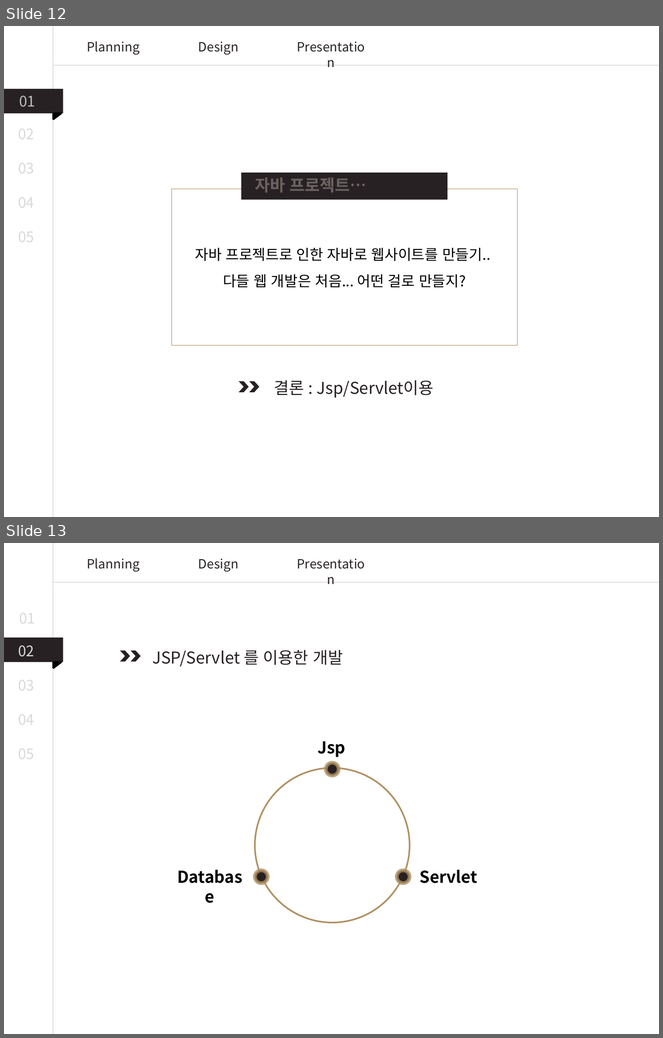
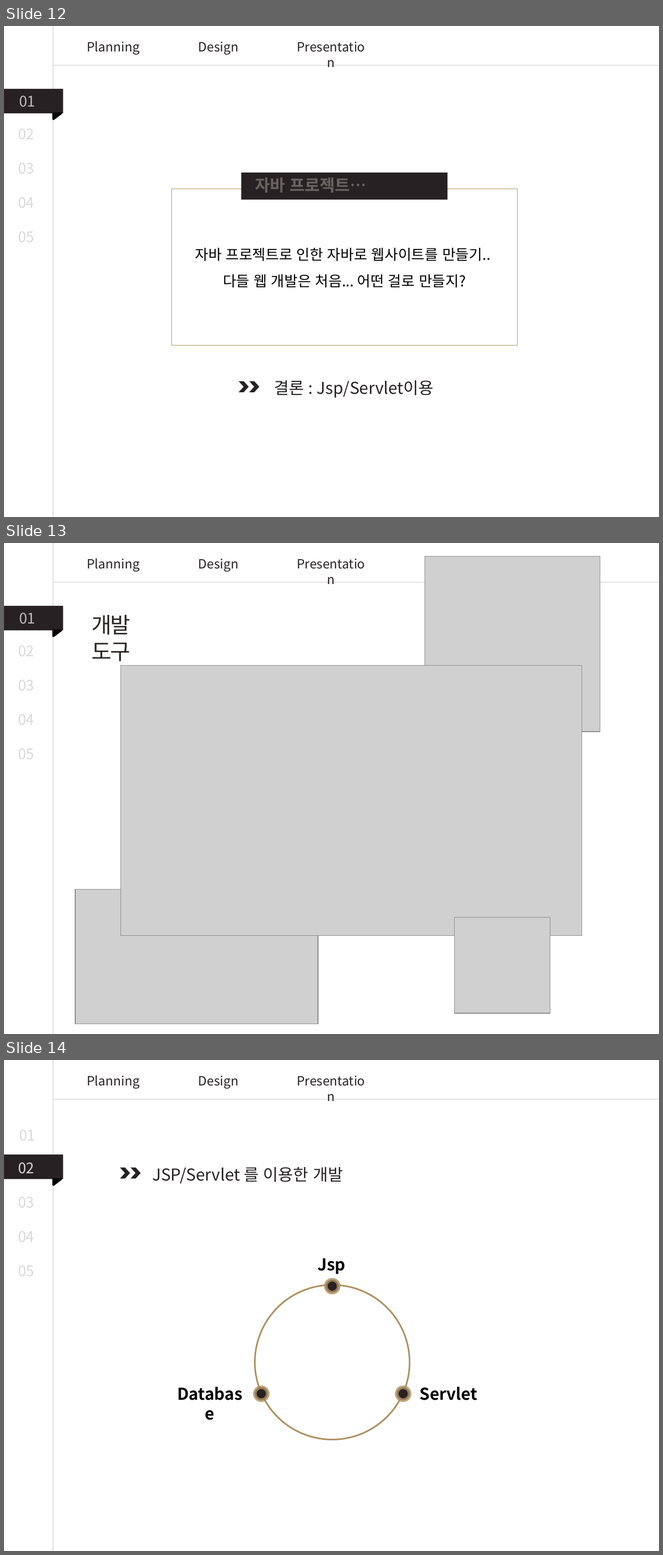
Before and after one commit to byh020907/2uzubook, a slide deck: Presentation/PPT템플릿_강의안.pptx. Shown one above the other, each under a label of ours: slides 12 and 13 before the commit, slides 12, 13 and 14 after it. The pictures are 663x1038 and 663x1555 pixels, drawn with LibreOffice and Linux fonts; fonts in the diff are those of the drawing; grey boxes stand for pictures. Boxes give left, top, right and bottom in pixels: in the first picture for what was removed or moved away, otherwise in the second. Text is boxed around its words. In the diff, an @@ line names an element or a change of style, - is before the commit and + after.

```diff
--- a/Presentation/PPT템플릿_강의안.pptx
+++ b/Presentation/PPT템플릿_강의안.pptx
@@ slide 13 added at [4, 543, 659, 1034], background #FFFFFF @@
@@ line added from (53, 543) to (53, 1034), #A6A6A6 0.75 pt @@
@@ text added at [87, 558, 140, 572], 14 pt, text #272123 @@
+Planning
@@ text added at [289, 553, 373, 575], 14 pt, text #272123 @@
+Presentation
@@ picture added at [425, 556, 600, 732] @@
@@ text added at [198, 559, 239, 572], 14 pt, text #272123 @@
+Design
@@ line added from (659, 583) to (54, 583), #A6A6A6 0.75 pt @@
@@ rectangle added at [4, 606, 63, 631], fill #272123 @@
@@ text added at [19, 613, 35, 624], 16 pt, text #BFBFBF @@
+01
@@ text added at [92, 615, 131, 662], 24 pt, text #282421 @@
+개발 도구
@@ right triangle added at [53, 630, 61, 637], fill #000000, outline #000000 2 pt @@
@@ text added at [18, 640, 34, 661], 16 pt, text #D9D9D9 @@
+02
@@ picture added at [120, 666, 582, 936] @@
@@ text added at [18, 674, 34, 695], 16 pt, text #D9D9D9 @@
+03
@@ text added at [18, 708, 34, 730], 16 pt, text #D9D9D9 @@
+04
@@ text added at [18, 743, 34, 764], 16 pt, text #D9D9D9 @@
+05
@@ picture added at [75, 890, 319, 1025] @@
@@ picture added at [455, 918, 551, 1014] @@
@@ what was slide 13 is now slide 14 @@
```
Also in this commit, not shown: 2 slides changed, 2 other slides added, 2 slides removed, 1 other file.
